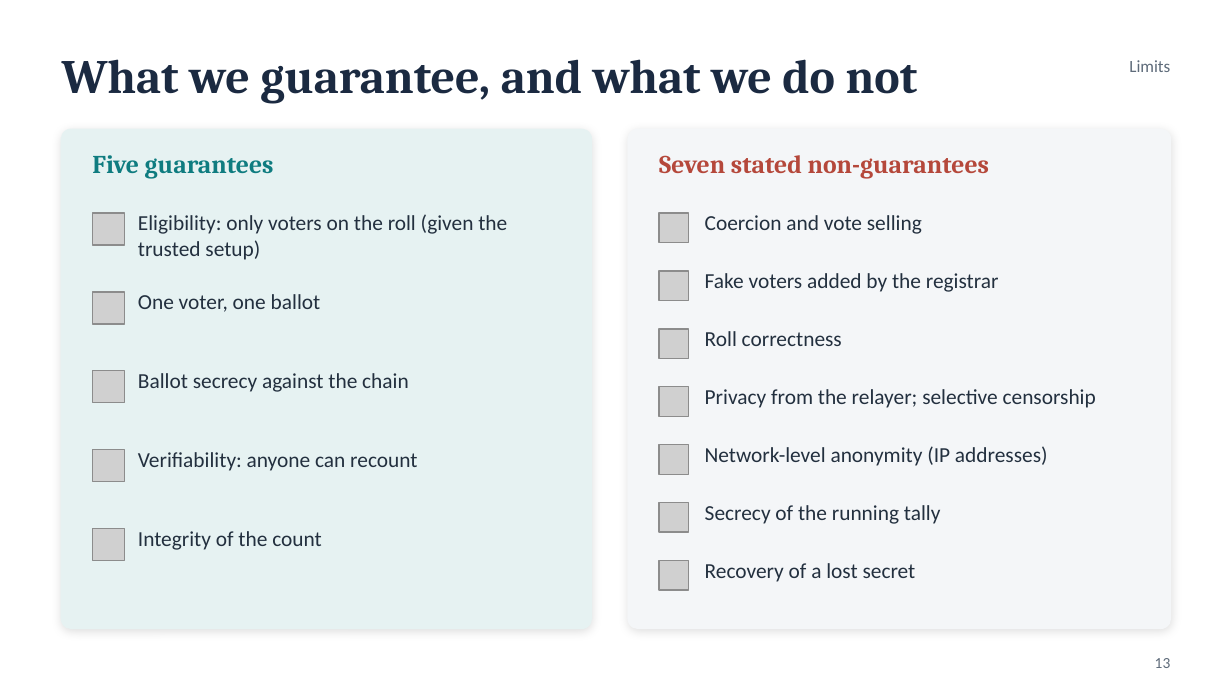
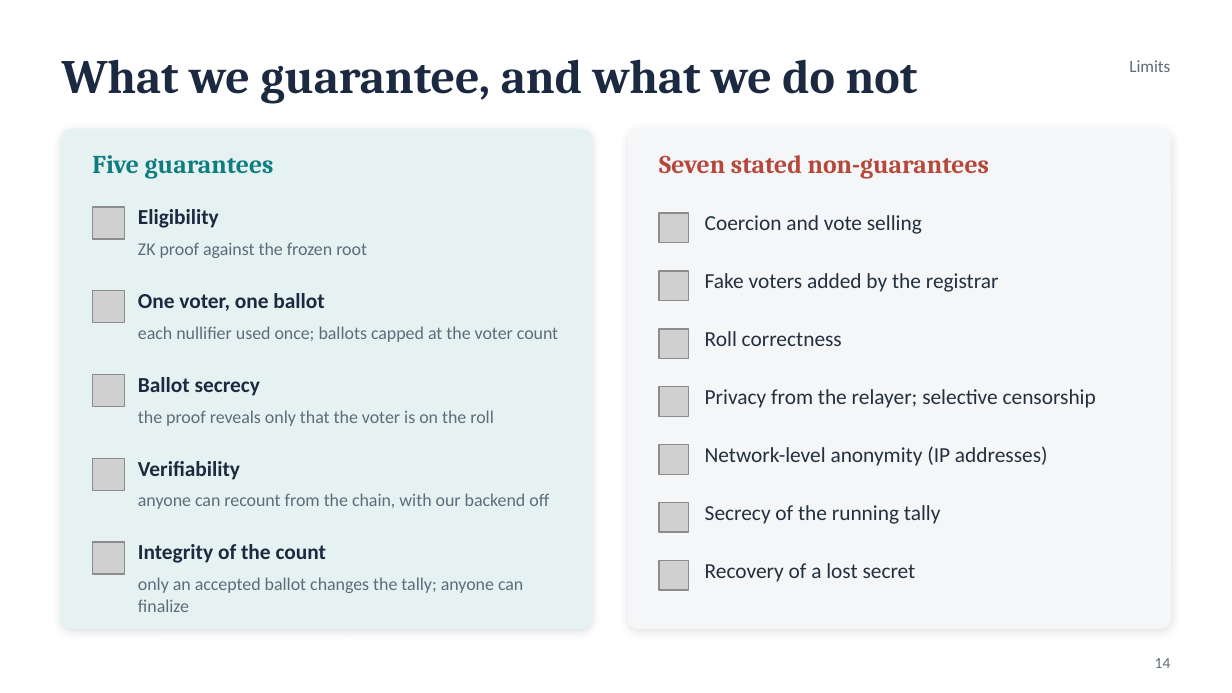
Before and after one commit to Chaitanya-Keyal/decentralized-voting-system, a slide deck: slide 14 of reports/eval1-slides.pptx (slide 13 before the commit). Drawn at 1232x693 pixels with LibreOffice and Linux fonts; fonts in the diff are those of the drawing; grey boxes stand for pictures. Boxes give left, top, right and bottom in pixels: in the first picture for what was removed or moved away, otherwise in the second. Text is boxed around its words. In the diff, an @@ line names an element or a change of style, - is before the commit and + after.

Commit message:
docs: rework the presentation: no dates or closing slide, more on design
Adds an anonymity slide (Merkle root, nullifier, why not hasVoted), phase
deliverables on the plan slide, how each guarantee holds, and the parameter
testing each NFR.

```diff
--- a/reports/eval1-slides.pptx
+++ b/reports/eval1-slides.pptx
@@ picture: place and size @@
-picture at [92,213,124,245]
+picture at [92,207,124,239]
@@ text added at [138,209,219,228], 12.5 pt, text #1B2A41, bold @@
+Eligibility
@@ text removed at [138,214,507,260] @@
-Eligibility: only voters on the roll (given the trusted setup)
@@ text added at [138,242,367,258], 10.5 pt, text #5E6B7A @@
+ZK proof against the frozen root
@@ text "One voter, one ballot" at [138,293,324,311]: text colour #23303F to #1B2A41, bold on @@
@@ text added at [138,326,558,342], 10.5 pt, text #5E6B7A @@
+each nullifier used once; ballots capped at the voter count
@@ picture: place and size @@
-picture at [92,371,124,403]
+picture at [92,375,124,407]
@@ text at [138,377,260,396]: text changed; text colour #23303F to #1B2A41; bold on @@
-Ballot secrecy against the chain
+Ballot secrecy
@@ text added at [138,410,494,426], 10.5 pt, text #5E6B7A @@
+the proof reveals only that the voter is on the roll
@@ picture: place and size @@
-picture at [92,450,124,482]
+picture at [92,458,124,490]
@@ text at [138,461,240,480]: text changed; text colour #23303F to #1B2A41; bold on @@
-Verifiability: anyone can recount
+Verifiability
@@ text added at [138,493,549,509], 10.5 pt, text #5E6B7A @@
+anyone can recount from the chain, with our backend off
@@ text "Integrity of the count": place and size @@
-text "Integrity of the count" at [138,531,321,550]
+text "Integrity of the count" at [138,544,326,563]
@@ text "Integrity of the count" at [138,544,326,563]: text colour #23303F to #1B2A41, bold on @@
@@ picture: place and size @@
-picture at [92,529,124,561]
+picture at [92,542,124,574]
@@ text added at [138,577,523,612], 10.5 pt, text #5E6B7A @@
+only an accepted ballot changes the tally; anyone can finalize
@@ text at [1155,658,1171,668]: text changed @@
-13
+14
```
Also in this commit, not shown: 5 other slides changed, 1 slide added, 1 slide removed, 1 other file.
